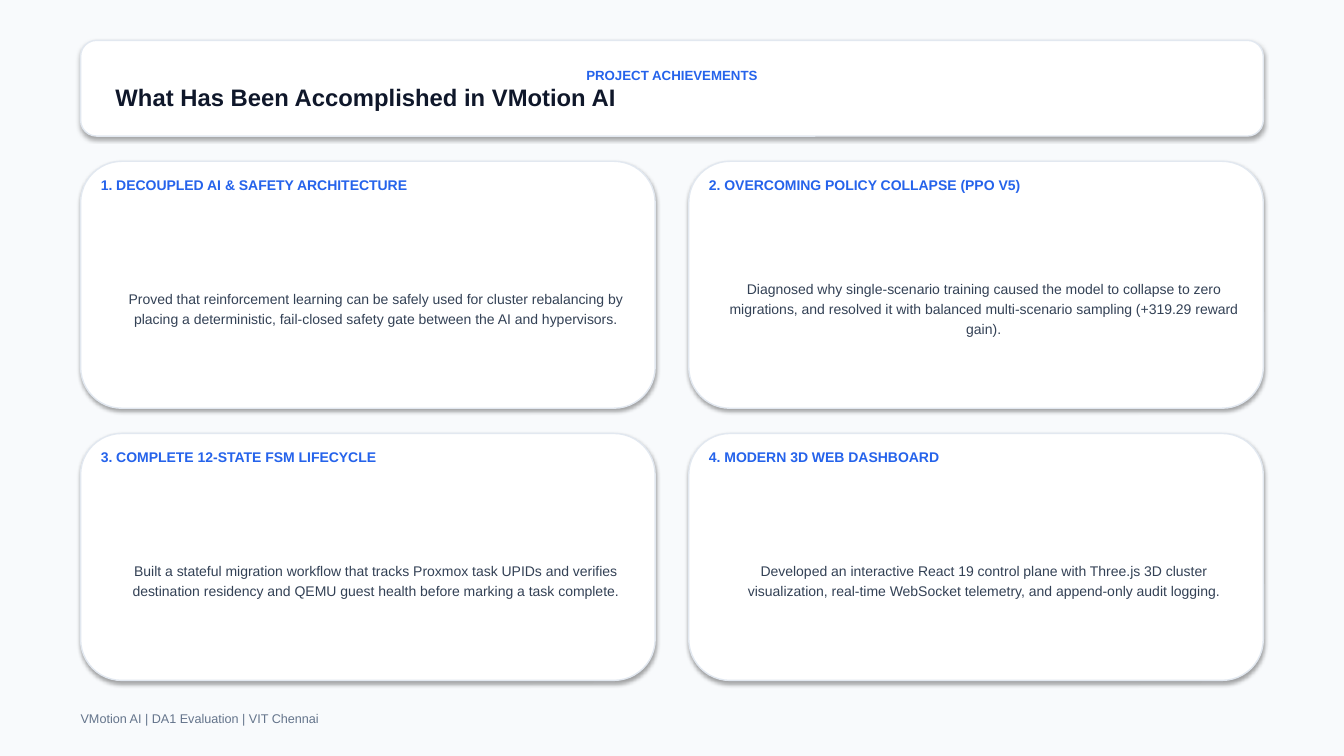
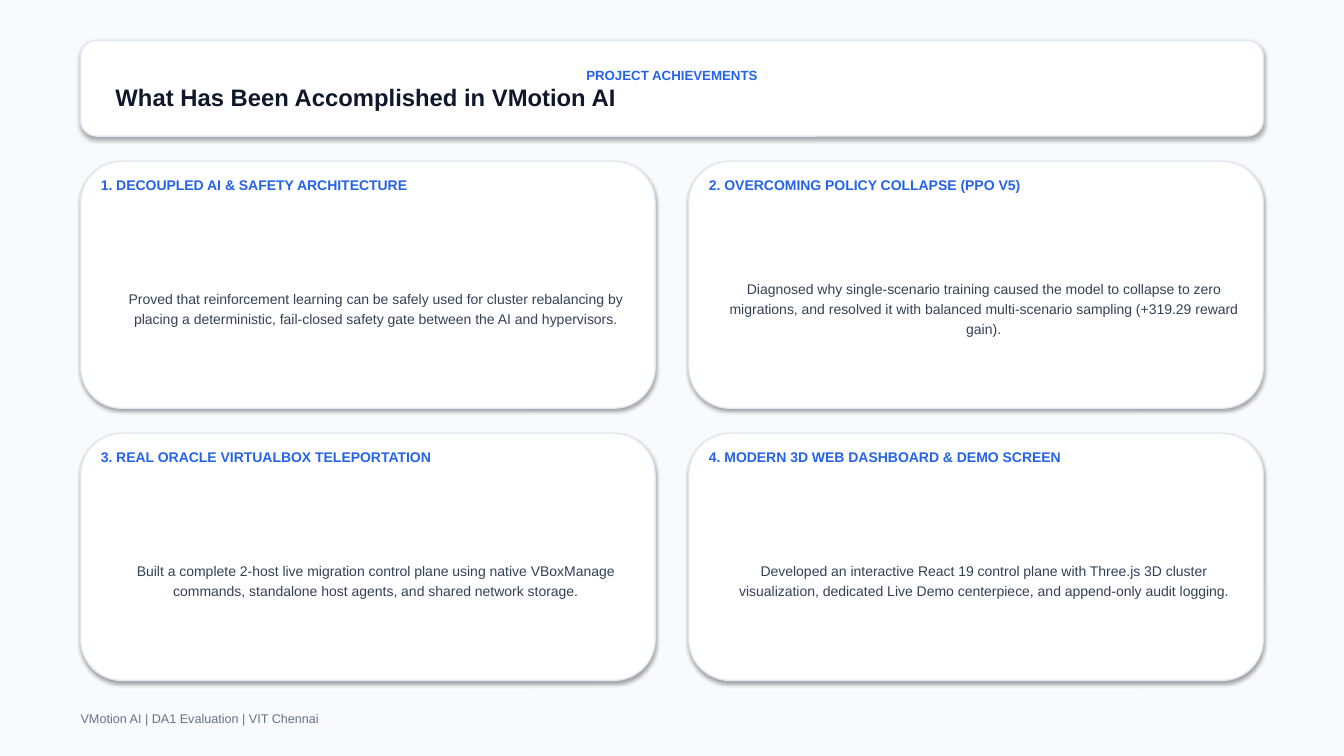
Before and after one commit to NithinSarvesh/vmotion-ai, a slide deck: slide 16 of VMotion_AI_DA1_Presentation_FINAL.pptx. Drawn at 1344x756 pixels with LibreOffice and Linux fonts; fonts in the diff are those of the drawing. Boxes give left, top, right and bottom in pixels: in the first picture for what was removed or moved away, otherwise in the second. Text is boxed around its words. In the diff, an @@ line names an element or a change of style, - is before the commit and + after.

Commit message:
feat: public cloud control plane with remote VirtualBox agents

```diff
--- a/VMotion_AI_DA1_Presentation_FINAL.pptx
+++ b/VMotion_AI_DA1_Presentation_FINAL.pptx
@@ text at [101, 452, 431, 462]: text changed @@
-3. COMPLETE 12-STATE FSM LIFECYCLE
+3. REAL ORACLE VIRTUALBOX TELEPORTATION
@@ text at [709, 452, 1061, 462]: text changed @@
-4. MODERN 3D WEB DASHBOARD
+4. MODERN 3D WEB DASHBOARD & DEMO SCREEN
@@ text in rounded rectangle at [137, 566, 615, 599]: text changed @@
-Built a stateful migration workflow that tracks Proxmox task UPIDs and verifies destination residency and QEMU guest health before marking a task complete.
+Built a complete 2-host live migration control plane using native VBoxManage commands, standalone host agents, and shared network storage.
@@ text in rounded rectangle at [739, 566, 1229, 599]: text changed @@
-Developed an interactive React 19 control plane with Three.js 3D cluster visualization, real-time WebSocket telemetry, and append-only audit logging.
+Developed an interactive React 19 control plane with Three.js 3D cluster visualization, dedicated Live Demo centerpiece, and append-only audit logging.
```
Also in this commit, not shown: 15 other slides changed, 34 other files.
